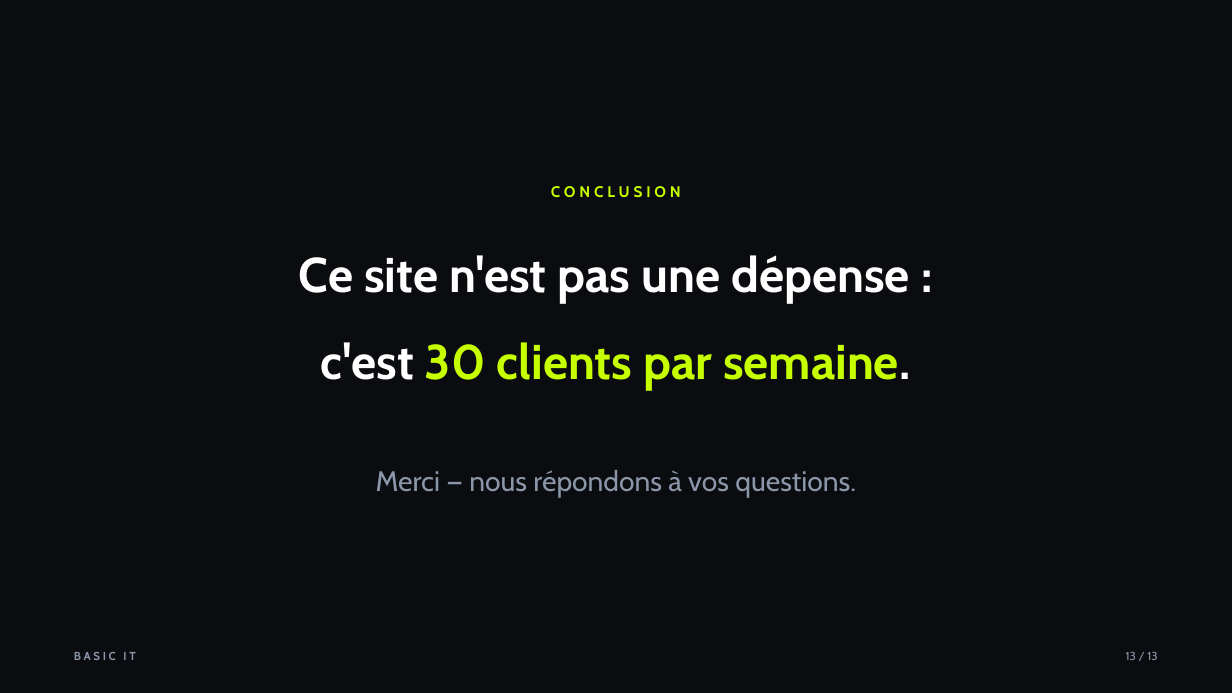
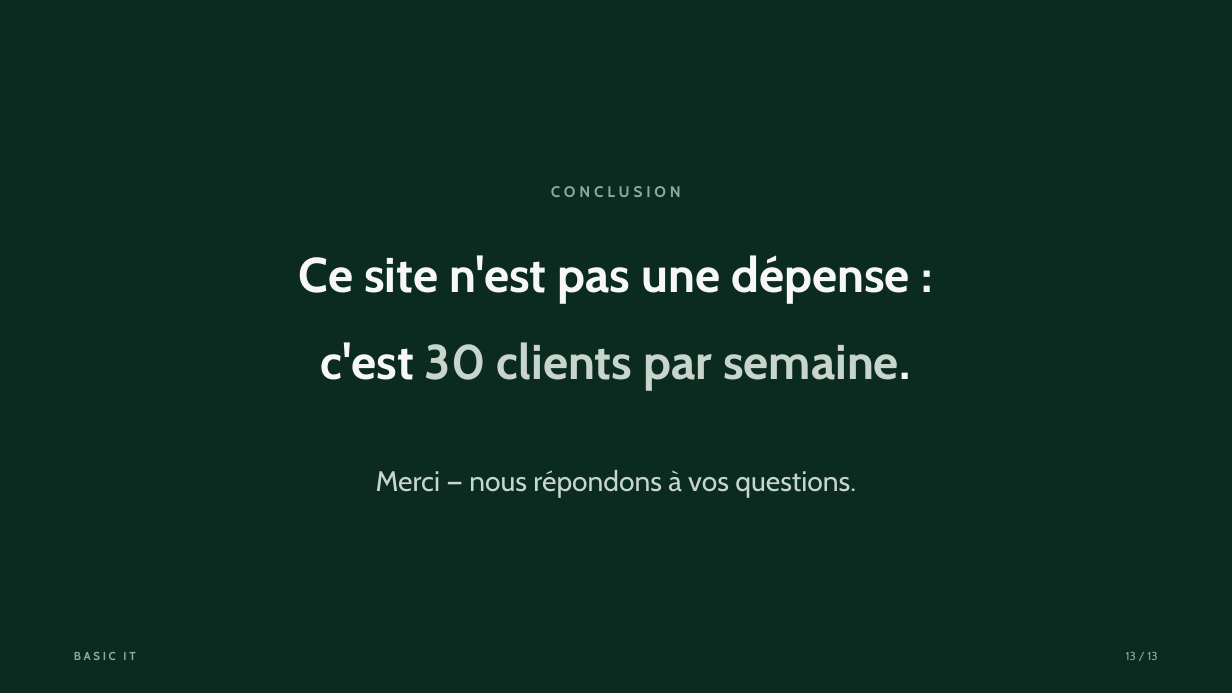
Before and after one commit to LucasDECEBAL/Basic-IT, a slide deck: slide 13 of docs/soutenance/Basic-IT-soutenance.pptx. Drawn at 1232x693 pixels with LibreOffice and Linux fonts; fonts in the diff are those of the drawing. Boxes give left, top, right and bottom in pixels: in the first picture for what was removed or moved away, otherwise in the second. Text is boxed around its words. In the diff, an @@ line names an element or a change of style, - is before the commit and + after.

Commit message:
style: palette du site (ecru, foret, sauge) sur le deck et le pptx

```diff
--- a/docs/soutenance/Basic-IT-soutenance.pptx
+++ b/docs/soutenance/Basic-IT-soutenance.pptx
@@ background #0A0C10 to #0B2B20 @@
@@ text "CONCLUSION" at (551, 186, 681, 197): text colour #C6FF00 to #8EA89D @@
@@ text "Ce site n'est pas une ..." at (299, 255, 910, 303): text colour #FFFFFF to #F7F8F5 @@
@@ text "c'est 30 clients par semaine." at (321, 342, 911, 391): text colour #FFFFFF to #F7F8F5 in "c'est semaine."; text colour #C6FF00 to #C7D5CD in "30 clients par semaine." @@
@@ text "Merci — nous répondons à ..." at (376, 470, 856, 498): text colour #8B96A8 to #C7D5CD @@
@@ text "BASIC IT" at (74, 652, 135, 660): text colour #8B96A8 to #8EA89D @@
@@ text "13 / 13" at (1126, 652, 1157, 660): text colour #8B96A8 to #8EA89D @@
```
Also in this commit, not shown: 12 other slides changed, 16 other files.
